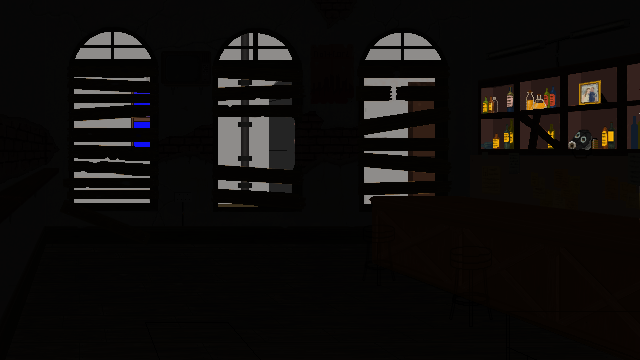
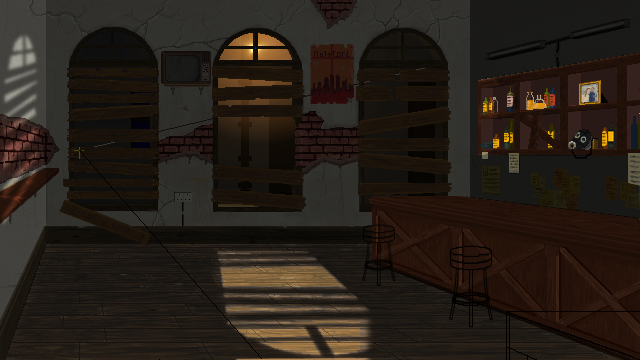
Comparing the layer stacks of the two 640 x 360 images. Changes:
"Shadow Group": opacity 96% → 100% over [0, 0, 640, 360]
"Shadow Left Wall": opacity 100% → 59%, painted on it over [0, 0, 46, 360]
"Shadow Mid Right Wall": opacity 100% → 69%, painted on it over [258, 0, 470, 244]
"Shadow Mid Left Wall": opacity 100% → 70%, painted on it over [46, 0, 258, 244]
"Shadow Right Wall": opacity 100% → 84% over [470, 0, 640, 155]
"Shadow Floor": opacity 100% → 73%, painted on it over [5, 244, 622, 360]
"Shadow Bar": opacity 100% → 70% over [369, 196, 640, 360]
"cupboard shadow": opacity 100% → 58%, painted on it over [477, 52, 640, 186]
"Shadow under Cupboard": opacity 100% → 85%, painted on it over [470, 155, 640, 219]
added layer "Orange Tint" above "shadowlayer" over [9, 240, 640, 360]
hid "doorway" over [145, 322, 261, 360]
showed "vanishing", painted on it over [74, 62, 448, 359]
painted on "boards" over [63, 26, 452, 206]
removed layer "rounded windows" from group "Base layer" over [67, 26, 449, 63]
painted on "wall2" over [73, 0, 525, 204]
added layer "light flare" in group "Base layer" over [158, 0, 640, 252]
added layer "Outside Light Glow" in group "Base layer" over [0, 0, 640, 360]
painted on "back street" over [0, 0, 640, 360]
